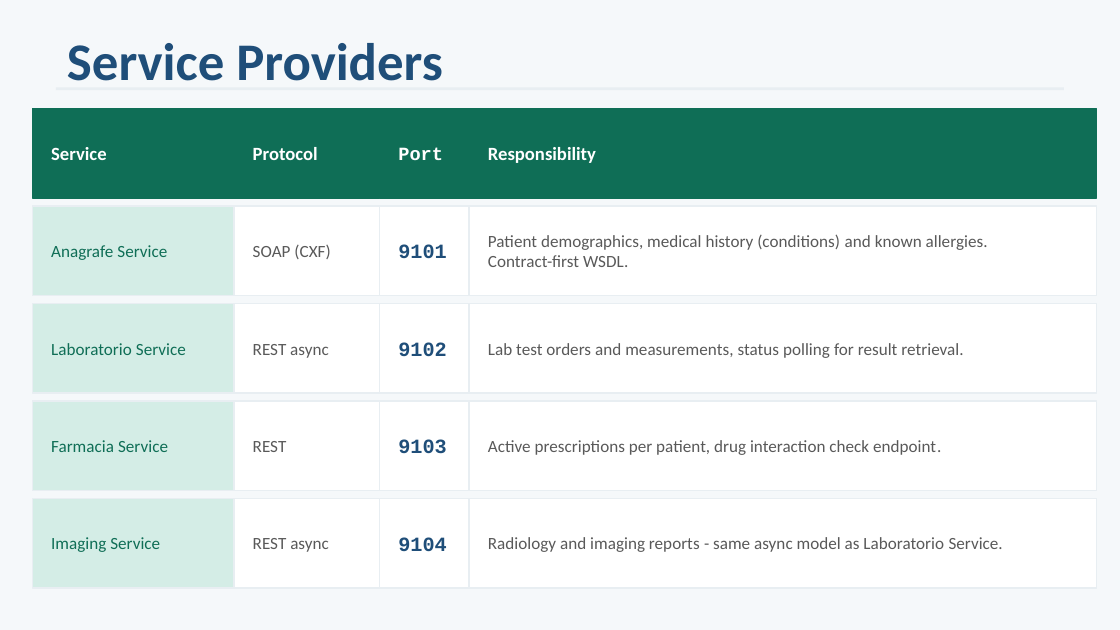
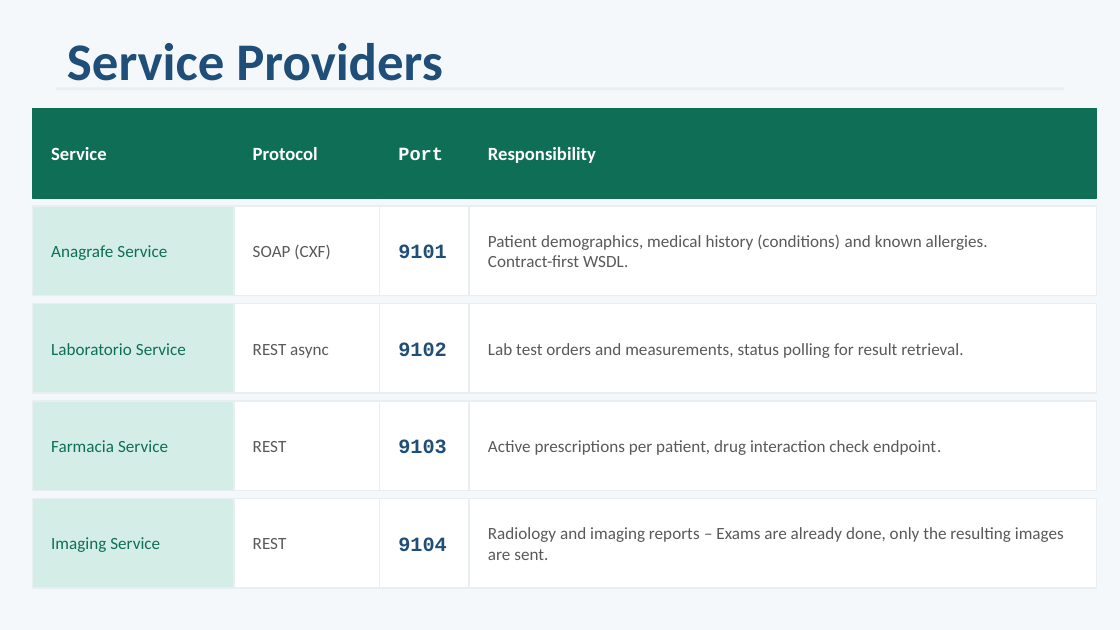
Before and after one commit to ediscota/Healthsoa, a slide deck: slide 8 of docs/HealthSOA_Presentation.pptx. Drawn at 1120x630 pixels with LibreOffice and Linux fonts; fonts in the diff are those of the drawing. Boxes give left, top, right and bottom in pixels: in the first picture for what was removed or moved away, otherwise in the second. Text is boxed around its words. In the diff, an @@ line names an element or a change of style, - is before the commit and + after.

Commit message:
updated slides

```diff
--- a/docs/HealthSOA_Presentation.pptx
+++ b/docs/HealthSOA_Presentation.pptx
@@ text at [253, 538, 287, 549]: text changed @@
-REST async
+REST
@@ text at [488, 527, 1064, 560]: text changed @@
-Radiology and imaging reports - same async model as Laboratorio Service.
+Radiology and imaging reports – Exams are already done, only the resulting images are sent.
```
